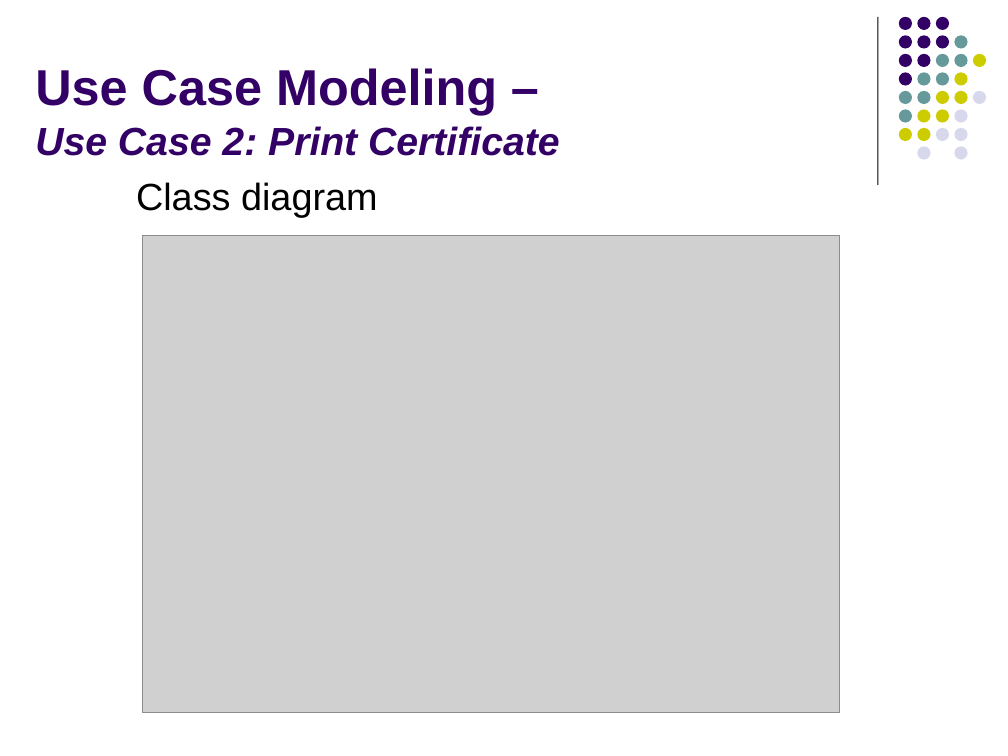
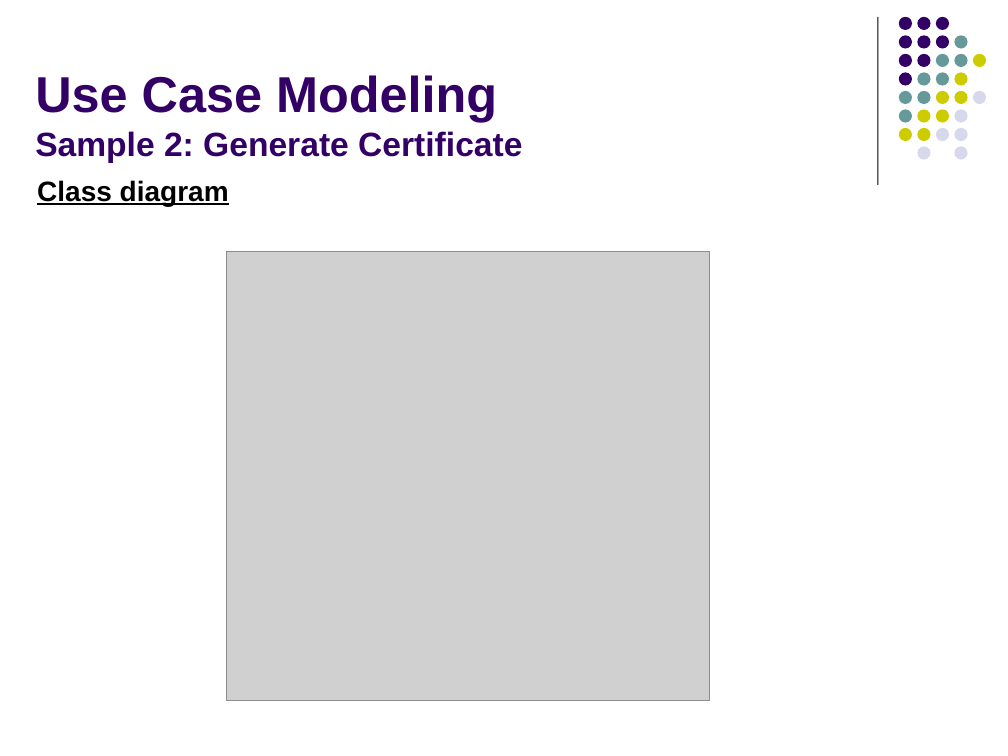
Before and after one commit to imireasa/mtech-se18-t08s, a slide deck: slide 10 of docs/W-9 Working Document/W-9.3 Presentation Slides/Phase 2/vms_presentation_2_v0.1.pptx (slide 12 before the commit). Drawn at 1008x756 pixels with LibreOffice and Linux fonts; fonts in the diff are those of the drawing; grey boxes stand for pictures. Boxes give left, top, right and bottom in pixels: in the first picture for what was removed or moved away, otherwise in the second. Text is boxed around its words. In the diff, an @@ line names an element or a change of style, - is before the commit and + after.

```diff
--- a/docs/W-9 Working Document/W-9.3 Presentation Slides/Phase 2/vms_presentation_2_v0.1.pptx
+++ b/docs/W-9 Working Document/W-9.3 Presentation Slides/Phase 2/vms_presentation_2_v0.1.pptx
@@ title at <box>35,75,522,163</box>: text changed; size 28 to 24 pt; italic off @@
-Use Case Modeling –
-Use Case 2: Print Certificate
+Use Case Modeling
+Sample 2: Generate Certificate
@@ text "Class diagram": place and size @@
-text "Class diagram" at <box>136,182,378,218</box>
+text "Class diagram" at <box>37,180,229,206</box>
@@ text "Class diagram" at <box>37,180,229,206</box>: size 27 to 20 pt, bold on, underline on; indent changed; less space between paragraphs @@
@@ picture: place and size @@
-picture at <box>143,235,841,713</box>
+picture at <box>227,252,710,701</box>
```
Also in this commit, not shown: 10 other slides changed, 1 slide added, 5 slides removed.
